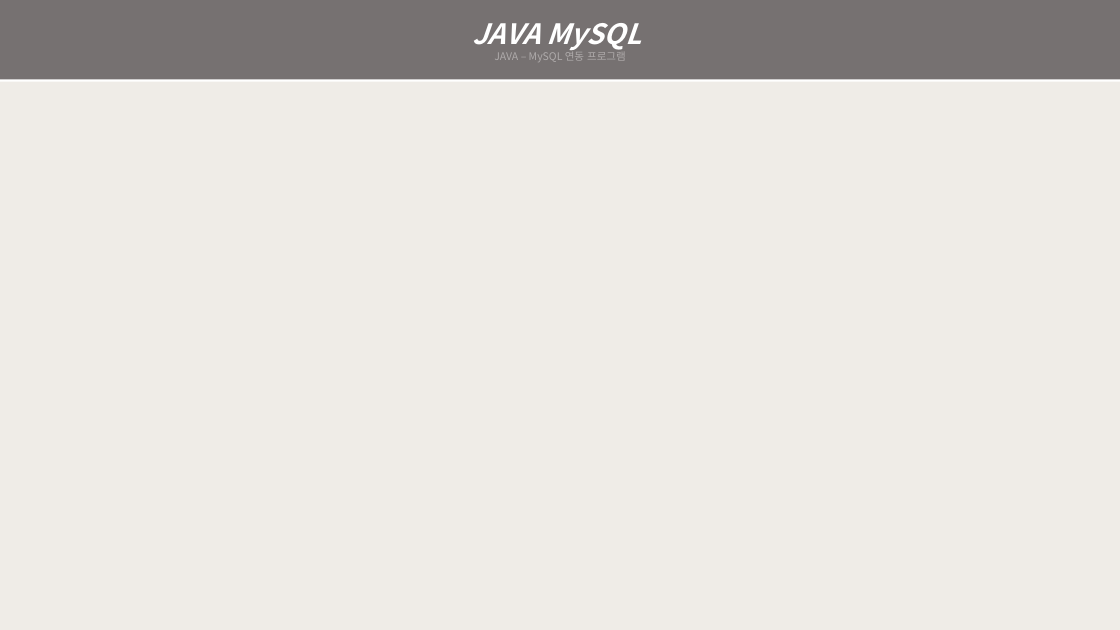
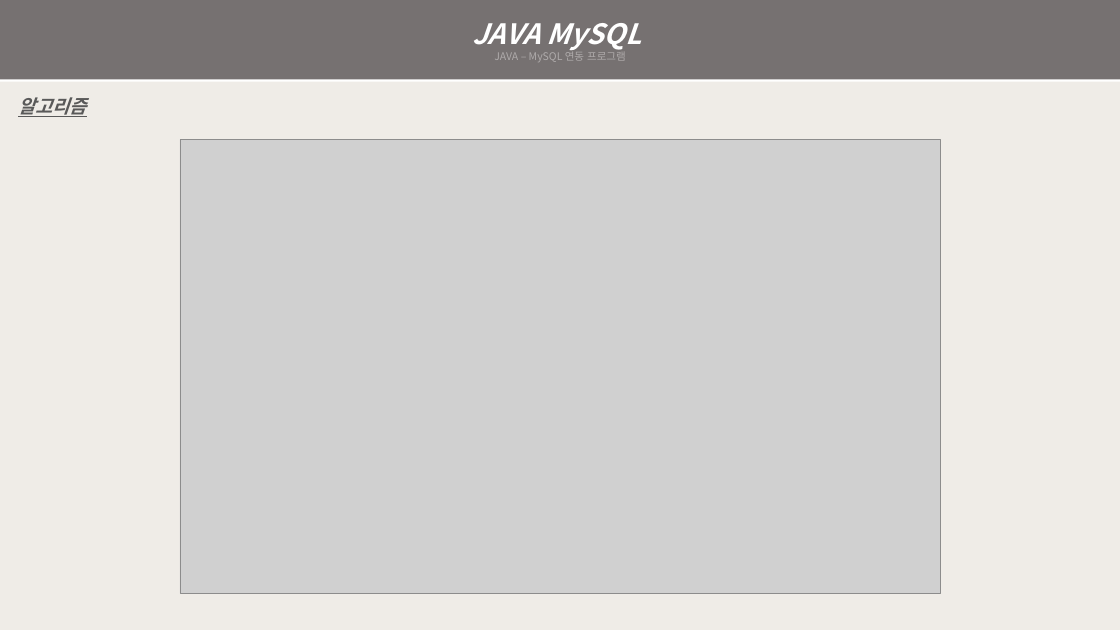
Before and after one commit to galaxy-light/201126-210604, a slide deck: slide 4 of 포트폴리오/Java/Java-MySQL - 양화영.pptx. Drawn at 1120x630 pixels with LibreOffice and Linux fonts; fonts in the diff are those of the drawing; grey boxes stand for pictures. Boxes give left, top, right and bottom in pixels: in the first picture for what was removed or moved away, otherwise in the second. Text is boxed around its words. In the diff, an @@ line names an element or a change of style, - is before the commit and + after.

```diff
--- a/포트폴리오/Java/Java-MySQL - 양화영.pptx
+++ b/포트폴리오/Java/Java-MySQL - 양화영.pptx
@@ text added at (x1=18, y1=97, x2=86, y2=117), 16 pt, text #595959, bold, italic, underline @@
+알고리즘
@@ picture added at (x1=180, y1=139, x2=940, y2=593) @@
```
Also in this commit, not shown: 4 other slides changed, 9 slides added, 4 slides removed, 44 other files.
